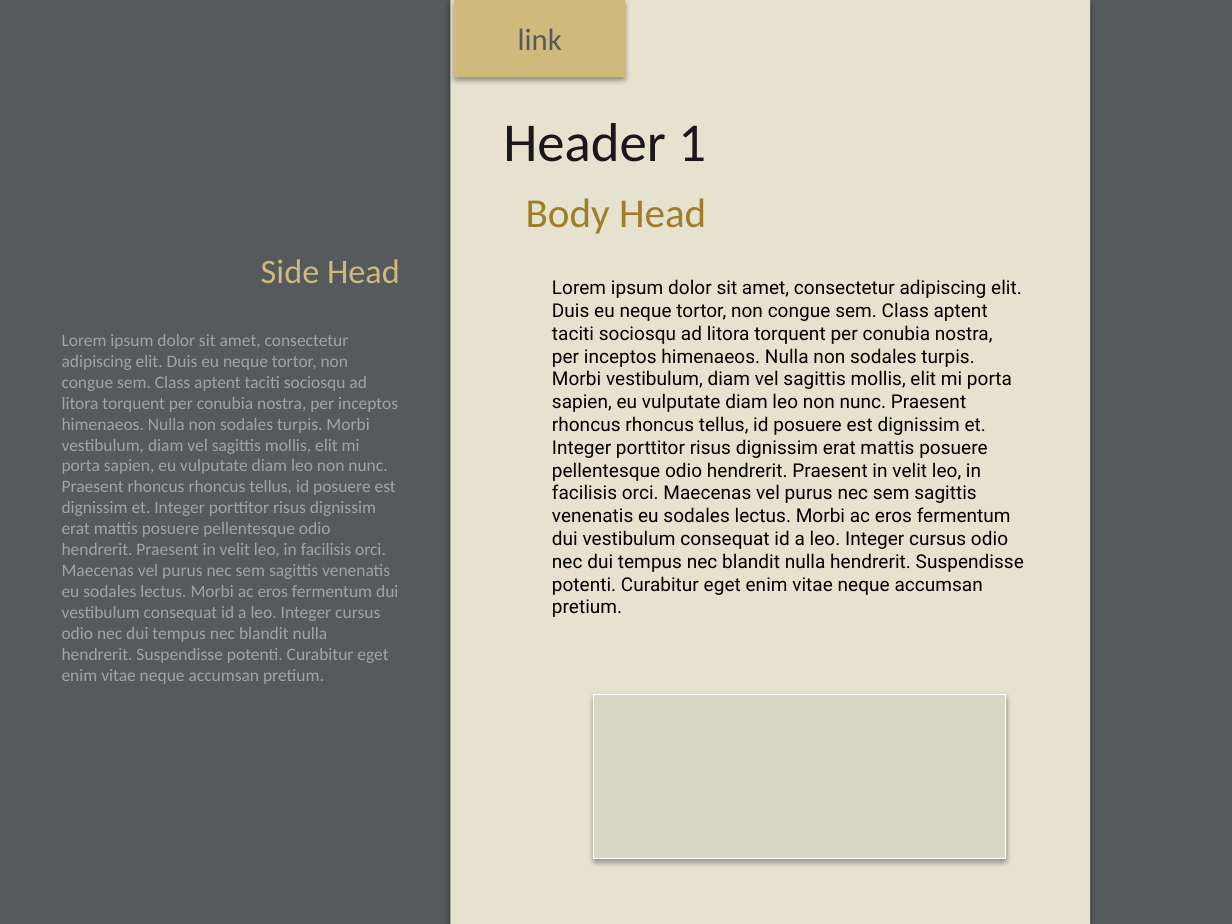
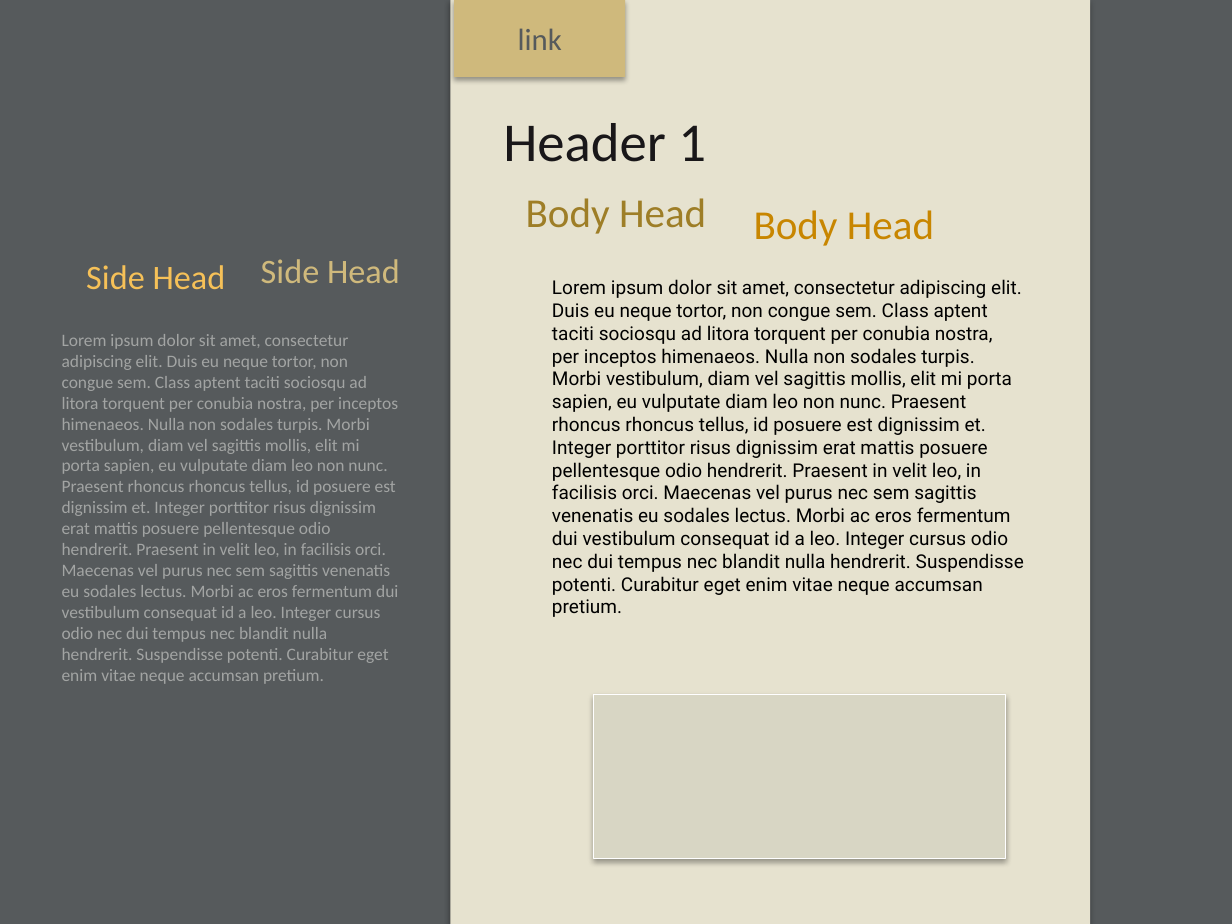
Before and after one commit to cuplv/cuplv.github.io, a slide deck: slide 1 of dev/colors.pptx. Drawn at 1232x924 pixels with LibreOffice and Linux fonts; fonts in the diff are those of the drawing. Boxes give left, top, right and bottom in pixels: in the first picture for what was removed or moved away, otherwise in the second. Text is boxed around its words. In the diff, an @@ line names an element or a change of style, - is before the commit and + after.

```diff
--- a/dev/colors.pptx
+++ b/dev/colors.pptx
@@ text added at box(754, 210, 934, 246), 24 pt, text #C88600 @@
+Body Head
@@ text added at box(86, 265, 226, 289), 20 pt, text #F6C158 @@
+Side Head
```
Also in this commit, not shown: 25 other files.
